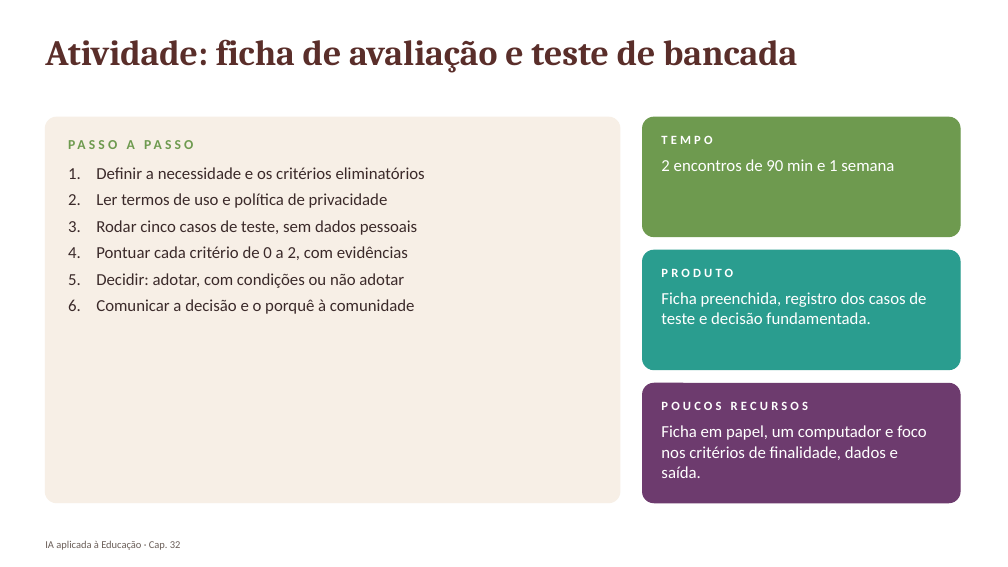
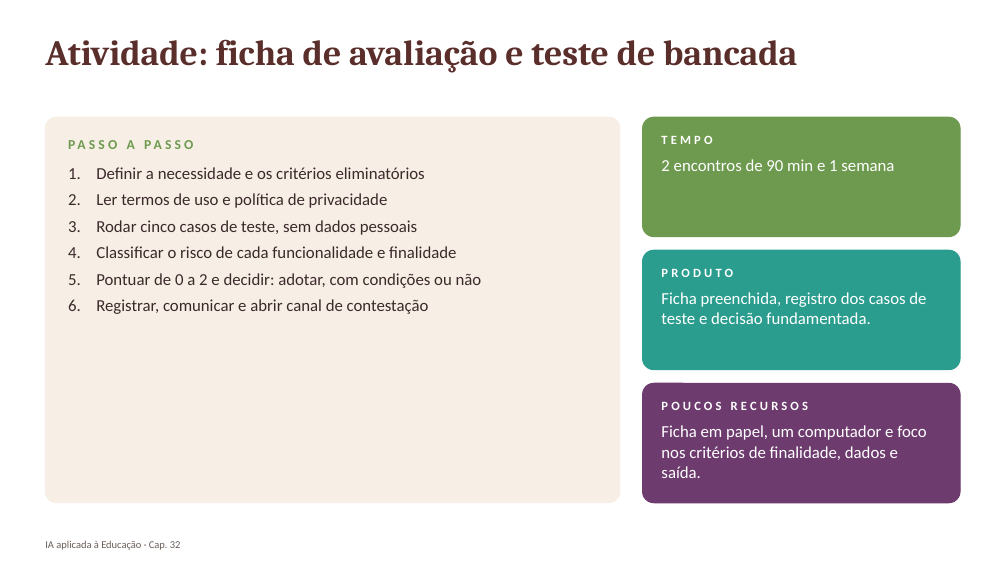
Before and after one commit to arakenmedeiros/claude, a slide deck: slide 15 of livro_ia_educacao/saida/pptx/Cap32_slides.pptx (slide 13 before the commit). Drawn at 1008x567 pixels with LibreOffice and Linux fonts; fonts in the diff are those of the drawing. Boxes give left, top, right and bottom in pixels: in the first picture for what was removed or moved away, otherwise in the second. Text is boxed around its words. In the diff, an @@ line names an element or a change of style, - is before the commit and + after.

```diff
--- a/livro_ia_educacao/saida/pptx/Cap32_slides.pptx
+++ b/livro_ia_educacao/saida/pptx/Cap32_slides.pptx
@@ text at (96,246,482,314): text changed @@
-4. Pontuar cada critério de 0 a 2, com evidências
-5. Decidir: adotar, com condições ou não adotar
-6. Comunicar a decisão e o porquê à comunidade
+4. Classificar o risco de cada funcionalidade e finalidade
+5. Pontuar de 0 a 2 e decidir: adotar, com condições ou não
+6. Registrar, comunicar e abrir canal de contestação
```
Also in this commit, not shown: 4 other slides changed, 2 slides added, 13 other files.
